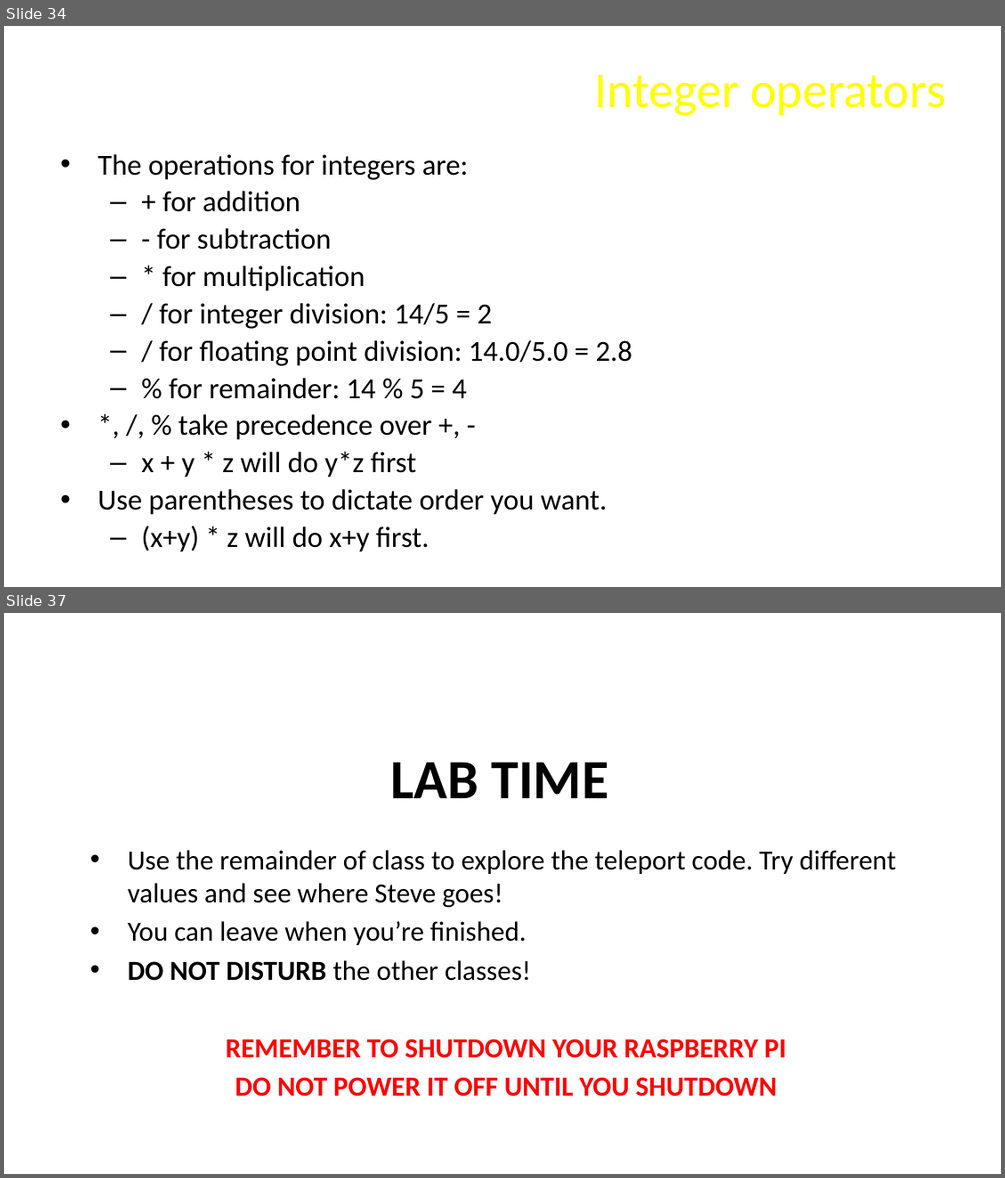
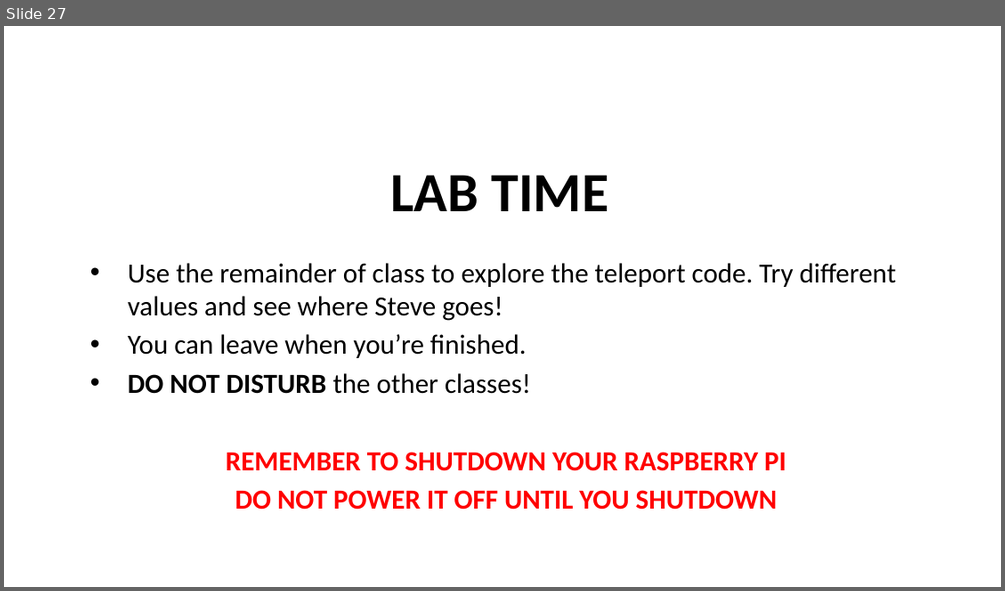
Before and after one commit to ChuckBell/Mines-Minerals-and-Minecraft, a slide deck: slides/Lesson2.pptx. Shown one above the other, each under a label of ours: slides 34 and 37 before the commit, slide 27 after it; the slides between them are not shown. The pictures are 1005x1178 and 1005x591 pixels, drawn with LibreOffice and Linux fonts; fonts in the diff are those of the drawing; background and template pictures are left out. Boxes give left, top, right and bottom in pixels: in the first picture for what was removed or moved away, otherwise in the second. Text is boxed around its words. In the diff, an @@ line names an element or a change of style, - is before the commit and + after.

```diff
--- a/slides/Lesson2.pptx
+++ b/slides/Lesson2.pptx
@@ slide 34 removed at box(4, 26, 1001, 587), background picture (left out) @@
@@ title removed at box(595, 75, 946, 116) @@
-Integer operators
@@ text removed at box(97, 154, 632, 552) @@
-• The operations for integers are:
-  – + for addition
-  – - for subtraction
-  – * for multiplication
-  – / for integer division: 14/5 = 2
-  – / for floating point division: 14.0/5.0 = 2.8
-  – % for remainder: 14 % 5 = 4
-• *, /, % take precedence over +, -
-  – x + y * z will do y*z first
-• Use parentheses to dictate order you want.
-  – (x+y) * z will do x+y first.
@@ what was slide 37 is now slide 27 @@
```
Also in this commit, not shown: 1 slide changed, 9 other slides removed, 1 other file.
